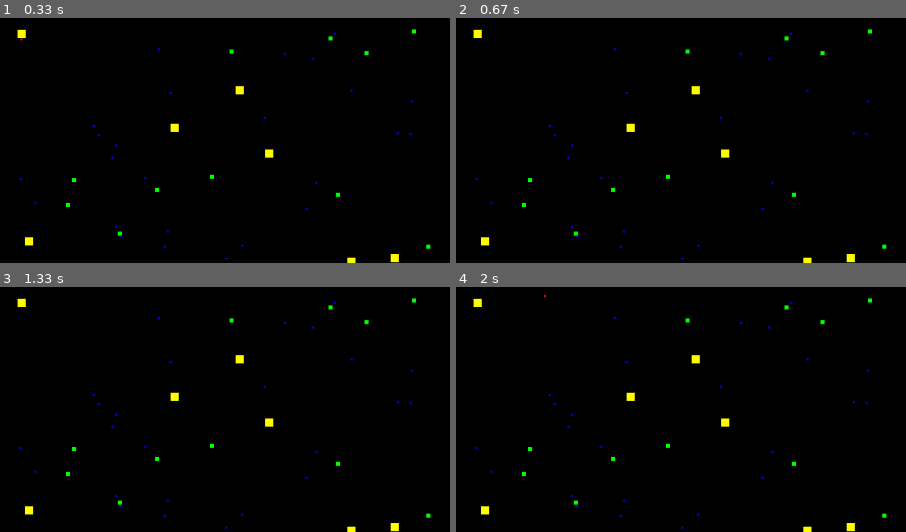
Above: before the commit, frames 1-4 (two rows, left to right).
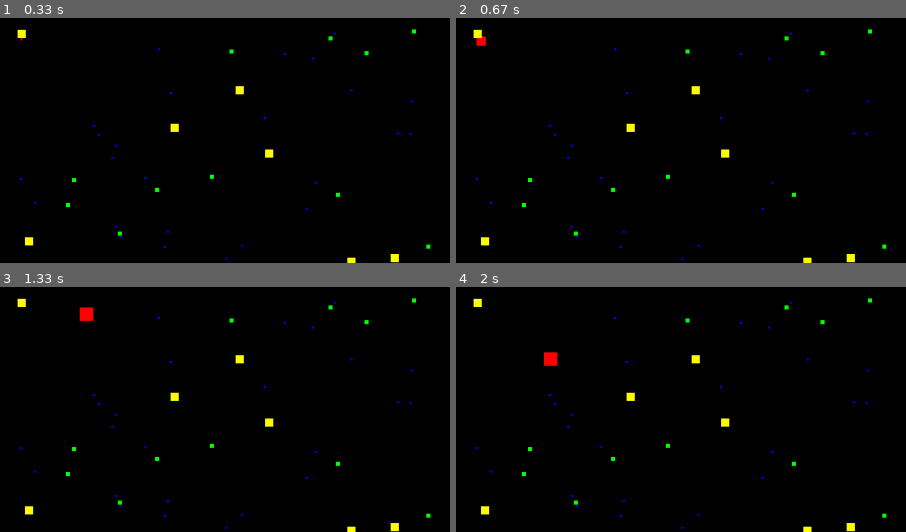
Above: after the commit, the same moments.

Repository: PureJD/Pygame-Projects
Game: pygame game, started from GERM/main.py
The game is run twice, just before and just after one commit, with the same random seed, the same clock (stepped at 60 frames per second) and the same inputs.
Inputs:
- Up to frame 1 (0.33 s): no input
- Up to frame 2 (0.67 s): hold Up from 0.33 s (still down)
- Up to frame 3 (1.33 s): release Up at 0.8 s; hold Right from 0.83 s (still down)
- Up to frame 4 (2 s): release Right at 1.47 s; hold Down 1.5-1.87 s; hold Left from 1.9 s (still down)
The pictures show only the part of the screen within x 0-50%, y 0-50%; the shares and areas given below are measured in that part.

Frame 1 is identical in both runs. In frame 2, less than 0.1% of the frame differs, in the area x 4-7%, y 7-12%; in frame 3, 0.2%, in the area x 17-21%, y 8-14%; in frame 4, 0.2%.

Commit message:
added change to size upon collision. This simulates the player eating the enemies

Diff:
--- a/GERM/main.py
+++ b/GERM/main.py
@@ -9,8 +9,11 @@
 screen = pygame.display.set_mode((WIDTH, HEIGHT))
 pygame.display.set_caption("GERM")
 
+# To adjust the speed of the game (60 frames per second)
+clock = pygame.time.Clock()
+
 # Creation of the main character object
-main_character = Main_Character(50, 50, 5, 5, RED, screen)
+main_character = Main_Character(50, 50, main_character_size, main_character_size, RED, screen)
 
 small_enemy_collection = []
 for i in range(100):
@@ -36,21 +39,23 @@
     main_character.draw()
 
     # Draw the enemy
-    for i in range(len(small_enemy_collection)):
-        small_enemy_collection[i].draw()
-    for i in range(len(medium_enemy_collection)):
-        medium_enemy_collection[i].draw()
-    for i in range(len(large_enemy_collection)):
-        large_enemy_collection[i].draw()
-
-
-
+    for enemy in small_enemy_collection + medium_enemy_collection + large_enemy_collection:
+        enemy.draw()
 
 
     for event in pygame.event.get():
         if event.type == pygame.QUIT:
             gameloop = False
 
+    # Check for collision between the main character and the enemy
+    for enemy in small_enemy_collection + medium_enemy_collection + large_enemy_collection:
+        if main_character.collision(enemy):
+            main_character_size += 1
+            main_character = Main_Character(50, 50, main_character_size, main_character_size, RED, screen)
+
+
+
+    # key press events that allow for the button to be held down
     keys = pygame.key.get_pressed()
     if keys[pygame.K_LEFT]:
         main_character.x -= 5
@@ -63,5 +68,6 @@
 
 
     pygame.display.update()
+    clock.tick(60)
 
 pygame.quit()
--- a/GERM/main_character.py
+++ b/GERM/main_character.py
@@ -11,3 +11,8 @@
 
     def draw(self):
         pygame.draw.rect(self.screen, self.color, (self.x, self.y, self.width, self.height))
+
+    def collision(self, enemy):
+        if self.x < enemy.x + enemy.width and self.x + self.width > enemy.x and self.y < enemy.y + enemy.height and self.y + self.height > enemy.y:
+            return True
+        return False
--- a/GERM/variables.py
+++ b/GERM/variables.py
@@ -8,3 +8,5 @@
 
 # Set up the screen
 WIDTH, HEIGHT = 2200, 1200
+
+main_character_size = 5
